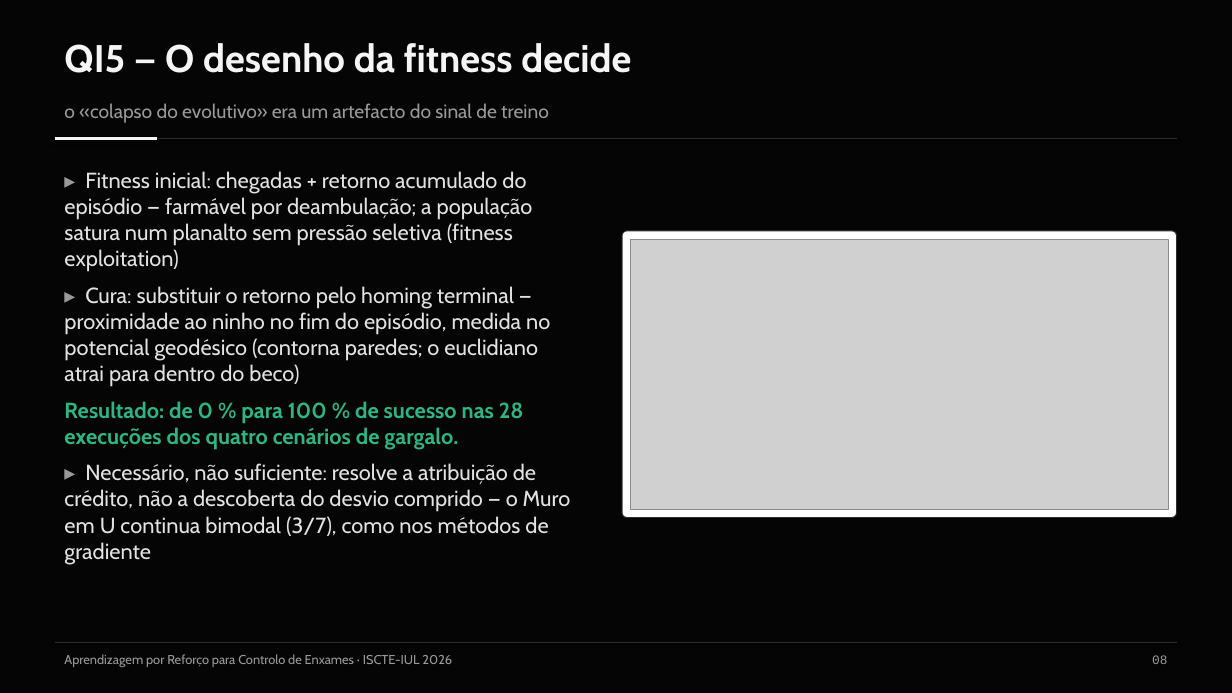
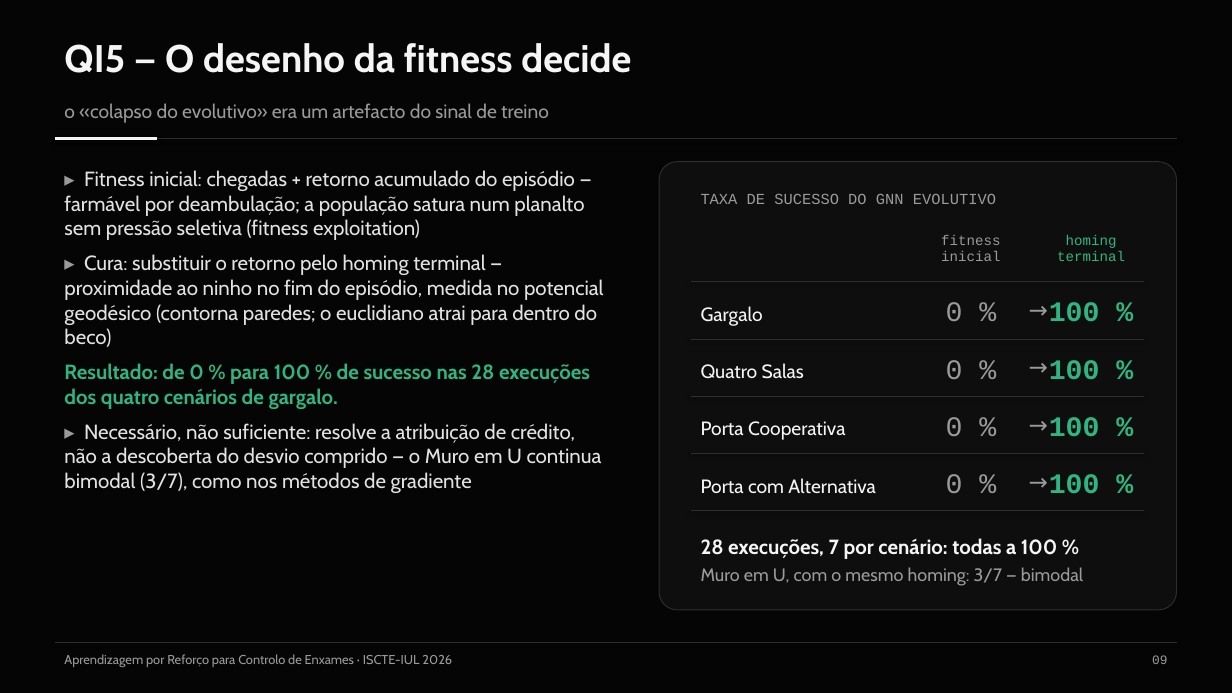
Before and after one commit to Pombo2001/swarm-robotics-tese, a slide deck: slide 10 of Defesa/slides_defesa.pptx (slide 9 before the commit). Drawn at 1232x693 pixels with LibreOffice and Linux fonts; fonts in the diff are those of the drawing; grey boxes stand for pictures. Boxes give left, top, right and bottom in pixels: in the first picture for what was removed or moved away, otherwise in the second. Text is boxed around its words. In the diff, an @@ line names an element or a change of style, - is before the commit and + after.

```diff
--- a/Defesa/slides_defesa.pptx
+++ b/Defesa/slides_defesa.pptx
@@ text "▸ Fitness inicial: chegadas + ..." at bbox=[64, 170, 604, 493]: size 17 to 16 pt @@
@@ rounded rectangle: place and size @@
-rounded rectangle at bbox=[622, 231, 1177, 518]
+rounded rectangle at bbox=[659, 162, 1177, 610]
@@ rounded rectangle at bbox=[659, 162, 1177, 610]: fill #FFFFFF to #0E0E0E; proportions changed @@
@@ text added at bbox=[701, 194, 996, 204], 12 pt, text #9A9A9A @@
+TAXA DE SUCESSO DO GNN EVOLUTIVO
@@ picture removed at bbox=[630, 239, 1168, 509] @@
@@ text added at bbox=[941, 235, 1000, 261], 11 pt, text #9A9A9A @@
+fitness
+inicial
@@ text added at bbox=[1057, 235, 1125, 261], 11 pt, text #2FB583 @@
+homing
+terminal
@@ line added from (691, 282) to (1144, 282), #2E2E2E 0.75 pt @@
@@ text added at bbox=[1019, 291, 1047, 337], 18 pt, text #9A9A9A @@
+→
@@ text added at bbox=[701, 306, 763, 326], 15 pt, text #F5F5F5 @@
+Gargalo
@@ text added at bbox=[946, 302, 963, 321], 22 pt, text #9A9A9A @@
+0 %
@@ text added at bbox=[1049, 302, 1100, 321], 22 pt, text #2FB583, bold @@
+100 %
@@ line added from (691, 339) to (1144, 339), #2E2E2E 0.75 pt @@
@@ text added at bbox=[1019, 348, 1047, 395], 18 pt, text #9A9A9A @@
+→
@@ text added at bbox=[701, 363, 804, 379], 15 pt, text #F5F5F5 @@
+Quatro Salas
@@ text added at bbox=[946, 360, 963, 379], 22 pt, text #9A9A9A @@
+0 %
@@ text added at bbox=[1049, 360, 1100, 379], 22 pt, text #2FB583, bold @@
+100 %
@@ line added from (691, 396) to (1144, 396), #2E2E2E 0.75 pt @@
@@ text added at bbox=[946, 417, 963, 436], 22 pt, text #9A9A9A @@
+0 %
@@ text added at bbox=[1019, 406, 1047, 452], 18 pt, text #9A9A9A @@
+→
@@ text added at bbox=[1049, 417, 1100, 436], 22 pt, text #2FB583, bold @@
+100 %
@@ text added at bbox=[701, 421, 846, 440], 15 pt, text #F5F5F5 @@
+Porta Cooperativa
@@ line added from (691, 454) to (1144, 454), #2E2E2E 0.75 pt @@
@@ text added at bbox=[701, 478, 876, 494], 15 pt, text #F5F5F5 @@
+Porta com Alternativa
@@ text added at bbox=[946, 474, 963, 493], 22 pt, text #9A9A9A @@
+0 %
@@ text added at bbox=[1019, 463, 1047, 509], 18 pt, text #9A9A9A @@
+→
@@ text added at bbox=[1049, 474, 1100, 493], 22 pt, text #2FB583, bold @@
+100 %
@@ line added from (691, 511) to (1144, 511), #2E2E2E 0.75 pt @@
@@ text added at bbox=[701, 538, 1083, 586], 14 pt, text #9A9A9A @@
+28 execuções, 7 por cenário: todas a 100 %
+Muro em U, com o mesmo homing: 3/7 — bimodal
```
Also in this commit, not shown: 18 other slides changed, 1 slide added, 5 other files.
